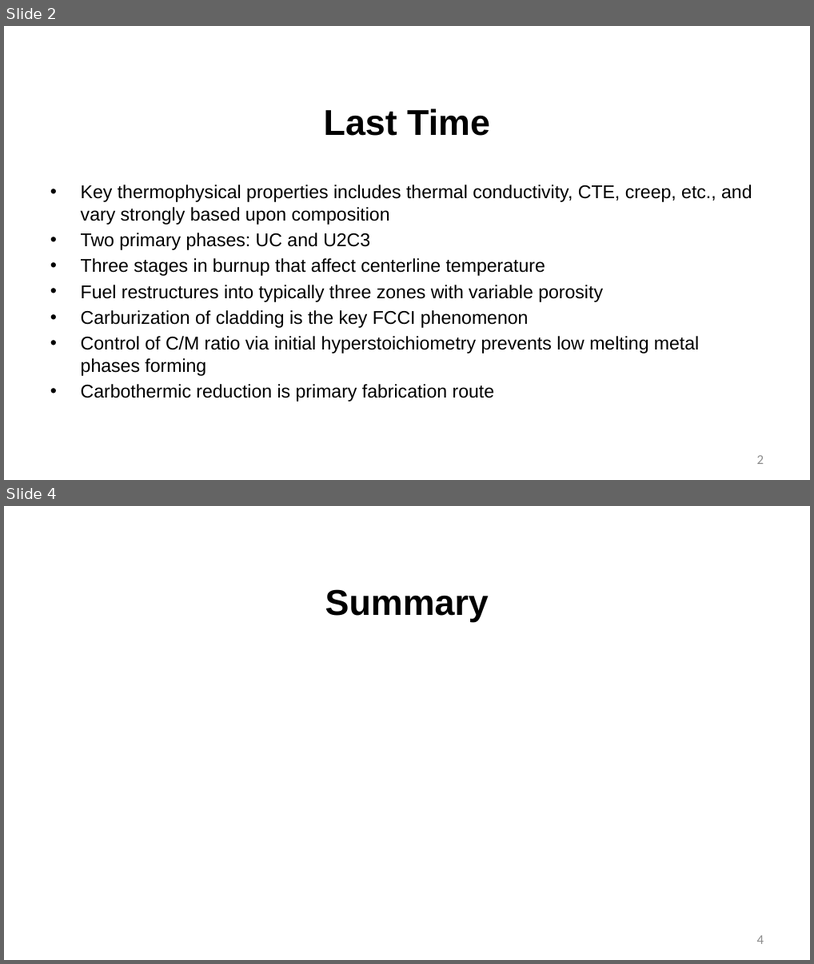
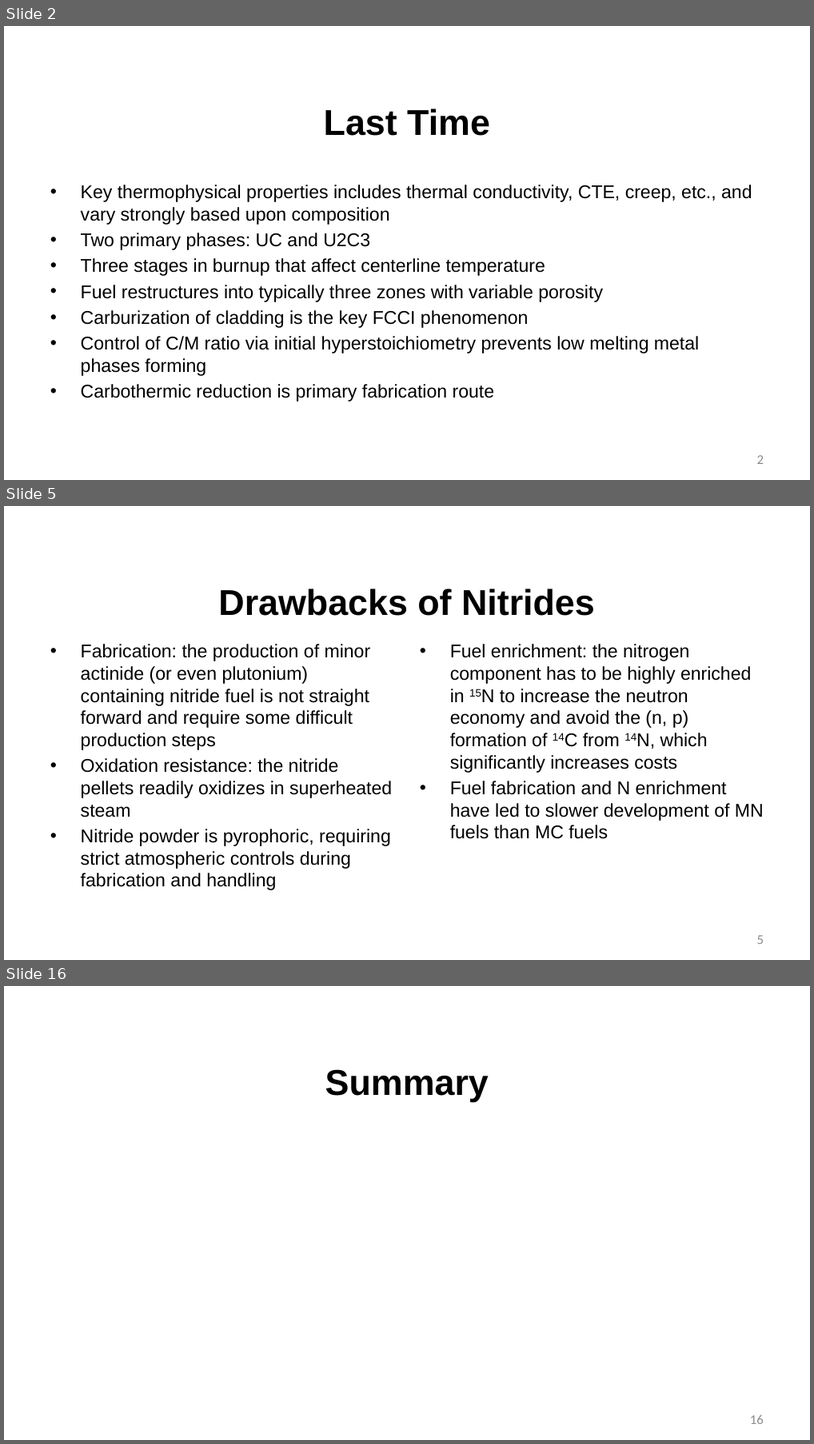
Before and after one commit to benbeeler/TEACHING, a slide deck: Advanced Reactor Materials/Lec16_nitride.pptx. Shown one above the other, each under a label of ours: slides 2 and 4 before the commit, slides 2, 5 and 16 after it; the slides between them are not shown. The pictures are 814x964 and 814x1444 pixels, drawn with LibreOffice and Linux fonts; fonts in the diff are those of the drawing; background and template pictures are left out. Boxes give left, top, right and bottom in pixels: in the first picture for what was removed or moved away, otherwise in the second. Text is boxed around its words. In the diff, an @@ line names an element or a change of style, - is before the commit and + after.

```diff
--- a/Advanced Reactor Materials/Lec16_nitride.pptx
+++ b/Advanced Reactor Materials/Lec16_nitride.pptx
@@ slide 5 added at (4, 506, 810, 960), background #FFFFFF @@
@@ title added at (218, 588, 595, 616), 42.7 pt, text #000000, bold @@
+Drawbacks of Nitrides
@@ text added at (81, 644, 392, 890), 22 pt, text #000000 @@
+• Fabrication: the production of minor actinide (or even plutonium) containing nitride fuel is not straight forward and require some difficult production steps
+• Oxidation resistance: the nitride pellets readily oxidizes in superheated steam
+• Nitride powder is pyrophoric, requiring strict atmospheric controls during fabrication and handling
@@ text added at (450, 644, 764, 839), 22 pt, text #000000 @@
+• Fuel enrichment: the nitrogen component has to be highly enriched in 15N to increase the neutron economy and avoid the (n, p) formation of 14C from 14N, which significantly increases costs
+• Fuel fabrication and N enrichment have led to slower development of MN fuels than MC fuels
@@ page number added at (758, 935, 764, 944), 16 pt, text #8C8C8C @@
+5
@@ what was slide 4 is now slide 16 @@
@@ page number at (750, 1415, 764, 1424): text changed @@
-4
+16
```
Also in this commit, not shown: 1 slide changed, 11 other slides added, 10 other files.
